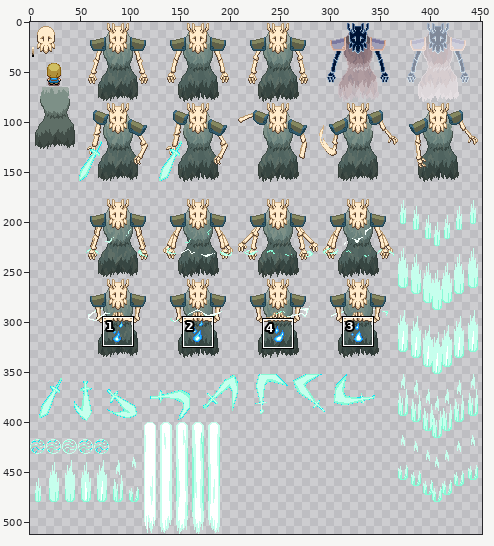
Sprite sheet: data/sprites/enemies/bosses/sea_king.png. Above, an overview of the earlier version with the close-up marked.
Close-up. The starting point:
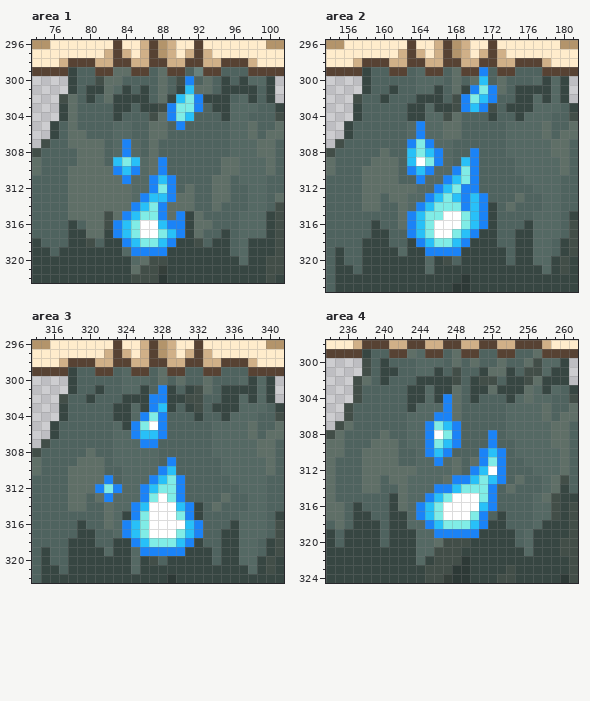
The file is 480x512 pixels. Colours within 5 levels of each other are drawn and written as one. Shown: area 1: x 74..101, y 296..322; area 2: x 154..181, y 296..323; area 3: x 314..341, y 296..322; area 4: x 234..261, y 298..324. The wide view leaves out empty margins.
After:
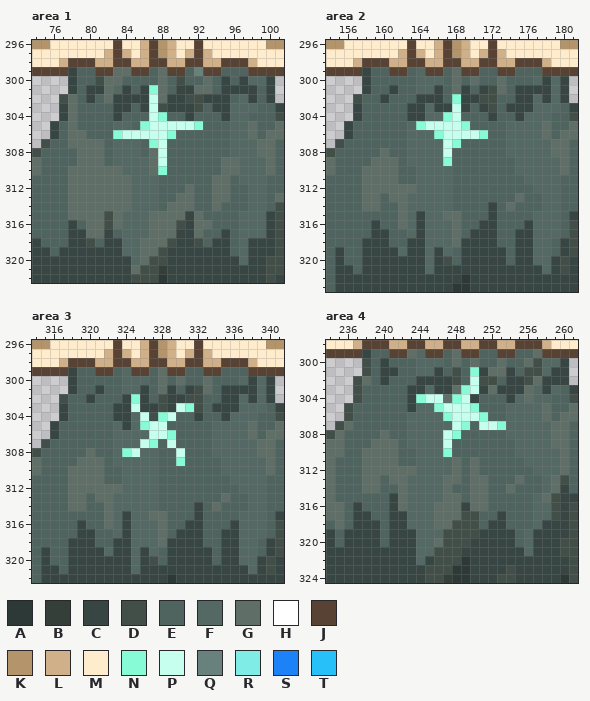
Palette (. is transparent): A #2d3936  B #353f3a  C #374642  D #424e48  E #4f635f  F #556964  G #5f6f67  H #ffffff  J #574233  K #b3946b  L #d0b088  M #ffeccc  N #87fbd6  P #c6ffed  Q #69817c  R #80ece6  S #1b83f7  T #28c0f8
Change:
Area 1:
y 300: x 91 S -> E
y 301: x 87 E -> N; x 91 T -> C
y 302: x 87 E -> P; x 90..92 TRS -> CDD
y 303: x 87 C -> P; x 89..92 SRRS -> CCCD
y 304: x 87..91 DGSRT -> PNEEC
y 305: x 86..92 EGGESEE -> NPPPPPN
y 306: x 83..89 FFEEGGE -> NPPPPPN
y 307: x 84 S -> F; x 87..88 GE -> NP
y 308: x 84 S -> F; x 88 E -> P
y 309: x 83..85 TRT -> FFF; x 88 S -> P
y 310: x 83..85 STS -> GFF; x 88 S -> N
y 311: x 84 S -> G; x 87..89 STS -> FEE
y 312: x 87..89 SRS -> FEE
y 313: x 86..89 STTS -> FFEE
y 314: x 85..88 STRS -> FFFE
y 315: x 84..88 STRRS -> FFFGG; x 90 S -> G
y 316: x 83..90 STRHHTSS -> GFFFGGGD
y 317: x 83..90 STRHHRTS -> EFFFGGGC
y 318: x 84..89 STRRTS -> FFGGGD
y 319: x 85..88 SSSS -> FGGD
Area 2:
y 299: x 171 S -> E
y 300: x 171 T -> E
y 301: x 170..172 SRS -> ECD
y 302: x 168..172 DSRTS -> NCCDD
y 303: x 168..171 DSTS -> PCEC
y 304: x 167..168 DG -> NP
y 305: x 164..169 SFFGGE -> NPPPPN
y 306: x 164 S -> F; x 166..171 FGGEEE -> NPPPPN
y 307: x 163..165 SRS -> FFF; x 167..168 FE -> PN
y 308: x 163..167 TRTSF -> FFFFP; x 170 S -> E
y 309: x 163..167 THRSF -> FFFFN; x 169..170 TS -> EE
y 310: x 163..165 STS -> EFF; x 168..170 SRS -> EEE
y 311: x 164 S -> F; x 167..170 STRS -> FEEE
y 312: x 166..170 STRSS -> FFEEE
y 313: x 165..171 STRTSTS -> FFFEEEE
y 314: x 164..171 STRRRSTS -> FFFFEEEE
y 315: x 163..171 STRRHHRTS -> FCFFGGEEE
y 316: x 163..171 STRHHHRTS -> FCFFFGEEC
y 317: x 163..170 STRHHRTS -> FCFFFGEC
y 318: x 164..169 STRRTS -> CFFFGC
y 319: x 165..168 SSSS -> FCFE
Area 3:
y 301: x 328 S -> G
y 302: x 325 C -> N; x 327..328 SS -> ED
y 303: x 325 F -> P; x 327..328 ST -> CD; x 330..331 EC -> PN
y 304: x 326..329 SRSE -> PDNP
y 305: x 325..328 SRHS -> FNPP
y 306: x 325..329 STTSE -> FFPPN
y 307: x 326..327 SS -> PN; x 329 E -> P
y 308: x 324..325 FF -> NP; x 330 E -> P
y 309: x 329..330 SE -> EN
y 310: x 328..329 ST -> EE
y 311: x 322 S -> E; x 327..330 STRS -> FEEE
y 312: x 321..323 SRS -> GGG; x 326..330 STRRS -> FFEEE
y 313: x 322 S -> G; x 326..330 SRHRS -> FFEEE
y 314: x 325..331 STHHHTS -> FFFEEEE
y 315: x 325..331 SRHHHRS -> FFGGEEE
y 316: x 324..332 STRHHHHTS -> CFFFGEECC
y 317: x 324..332 STRHHHRTS -> CFFFGECCC
y 318: x 325..331 STRRRTS -> FFFGCCC
y 319: x 326..330 SSSSS -> CFECC
Area 4:
y 301: x 250 E -> N
y 302: x 250 C -> P
y 303: x 249..250 EC -> NP
y 304: x 244..249 CFCSGE -> NPPGNP
y 305: x 246..250 FSGEE -> NPPPN
y 306: x 246..251 SSGEEE -> FNPPPN
y 307: x 245..249 SRTSE -> FFFPN; x 251..253 EEE -> PPN
y 308: x 245..248 SHRS -> FFPN; x 252 S -> E
y 309: x 245..248 SRTS -> FFPE; x 252 S -> E
y 310: x 245..247 STS -> FFN; x 251..253 STS -> EEE
y 311: x 246 S -> F; x 251..253 SRS -> EEE
y 312: x 250..253 STHS -> GEEE
y 313: x 248..253 SSTRTS -> GEGGEE
y 314: x 246..252 SSTRRRS -> FGEEGGE
y 315: x 245..252 STRHHHRS -> FFGGEGGE
y 316: x 244..252 STRHHHHTS -> FFGGGCGGE
y 317: x 244..251 STRHHHRS -> FFGGGDDE
y 318: x 245..251 STRRRTS -> FGGDDDE
y 319: x 246..250 SSSSS -> FDDDD
